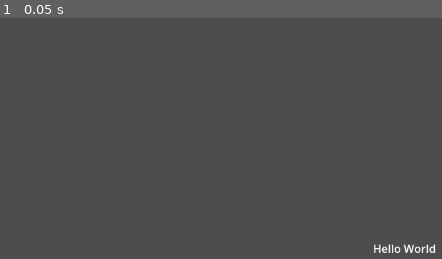
Above: before the commit, frame 1.
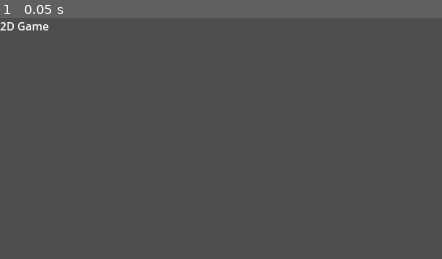
Above: after the commit, the same moment.

Repository: RyusukeMatsumoto7C9-B-2/Godot_2DGame
Game: Godot game, scene res://Main.tscn
The game is run twice, just before and just after one commit, with the same random seed, the same clock (stepped at 60 frames per second) and the same inputs. Before the commit the project starts from res://Label.tscn.
Inputs:
- Up to frame 1 (0.05 s): no input

The runs differ from the first frame. In frame 1, 0.5% of the frame differs, in the area x 0-99%, y 1-98%.

Commit message:
Mainシーンを作成

Diff:
--- /dev/null
+++ b/Main.tscn
@@ -0,0 +1,12 @@
+[gd_scene format=3 uid="uid://d3g8gkyfo4pwf"]
+
+[node name="Main" type="Node2D"]
+
+[node name="Label" type="Label" parent="."]
+offset_right = 40.0
+offset_bottom = 23.0
+text = "2D Game"
+
+[node name="RigidBody2D" type="RigidBody2D" parent="."]
+
+[node name="Sprite2D" type="Sprite2D" parent="RigidBody2D"]
--- a/project.godot
+++ b/project.godot
@@ -11,7 +11,7 @@
 [application]
 
 config/name="Godot 2d Game"
-run/main_scene="res://Label.tscn"
+run/main_scene="res://Main.tscn"
 config/features=PackedStringArray("4.1", "Mobile")
 config/icon="res://icon.svg"
 
